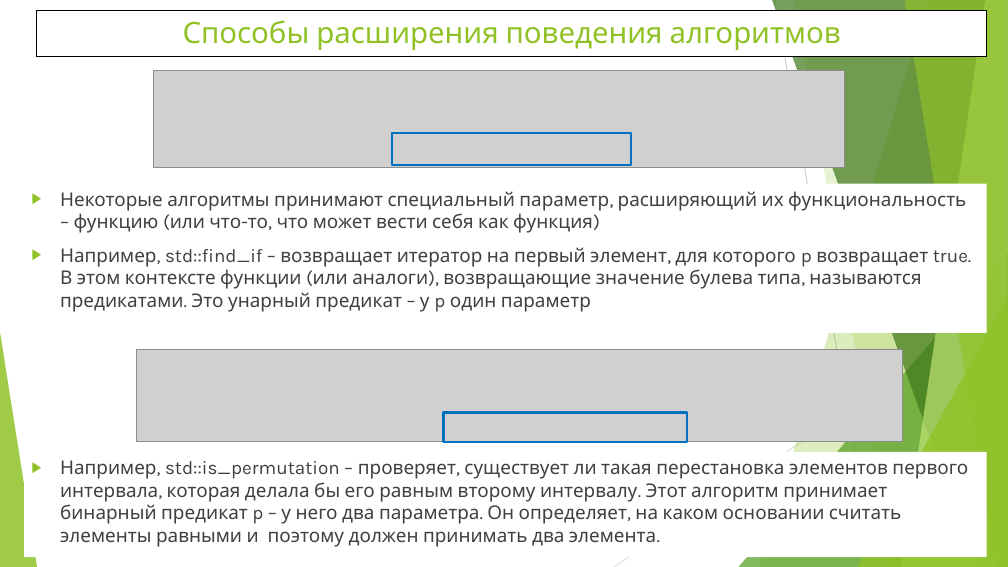
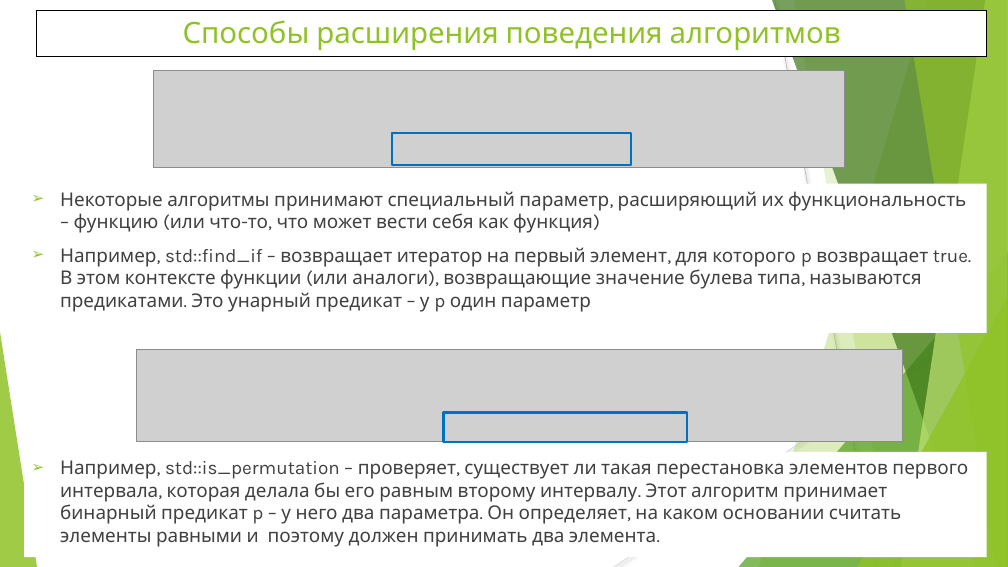
Before and after one commit to WhiteCatStudies/lectures, a slide deck: slide 5 of lecture6/lecture6.pptx. Drawn at 1008x567 pixels with LibreOffice and Linux fonts; fonts in the diff are those of the drawing; grey boxes stand for pictures. Boxes give left, top, right and bottom in pixels: in the first picture for what was removed or moved away, otherwise in the second. Text is boxed around its words. In the diff, an @@ line names an element or a change of style, - is before the commit and + after.

```diff
--- a/lecture6/lecture6.pptx
+++ b/lecture6/lecture6.pptx
@@ text "Некоторые алгоритмы принимают специальный параметр, ..." at (60, 191, 971, 312): bullet ▶ to ➢ @@
@@ rectangle "Например, std::is_permutation – проверяет, существует ..." at (24, 452, 987, 557): bullet ▶ to ➢ @@
```
Also in this commit, not shown: 3 other slides changed, 1 slide added, 1 slide removed, 5 other files.
